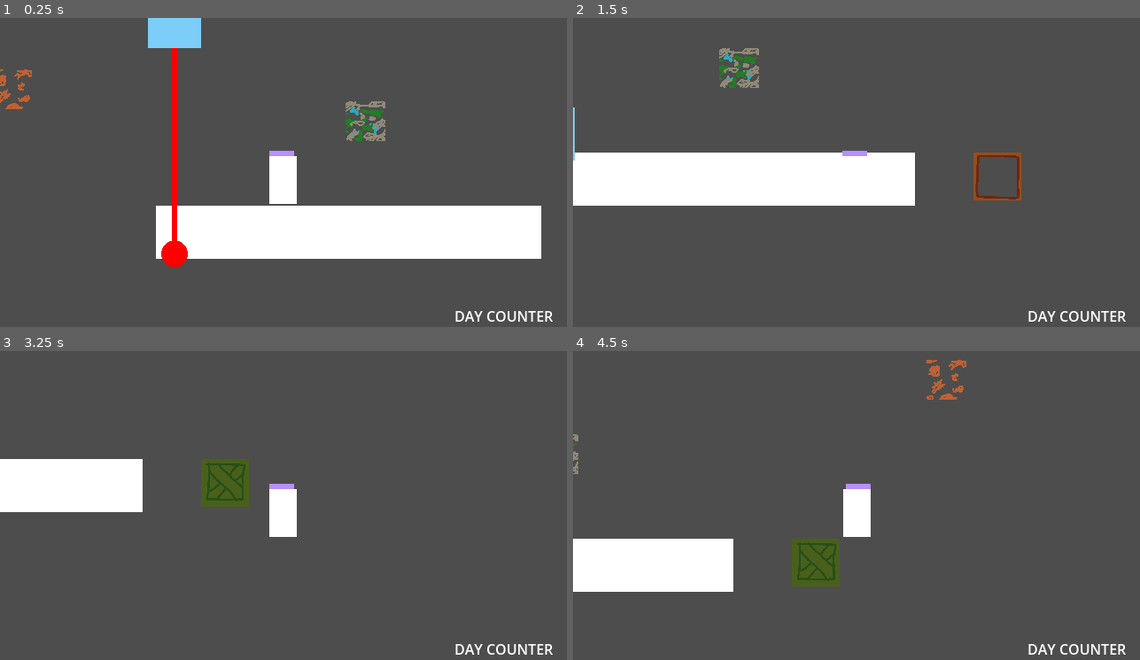
Above: before the commit, frames 1-4 (two rows, left to right).
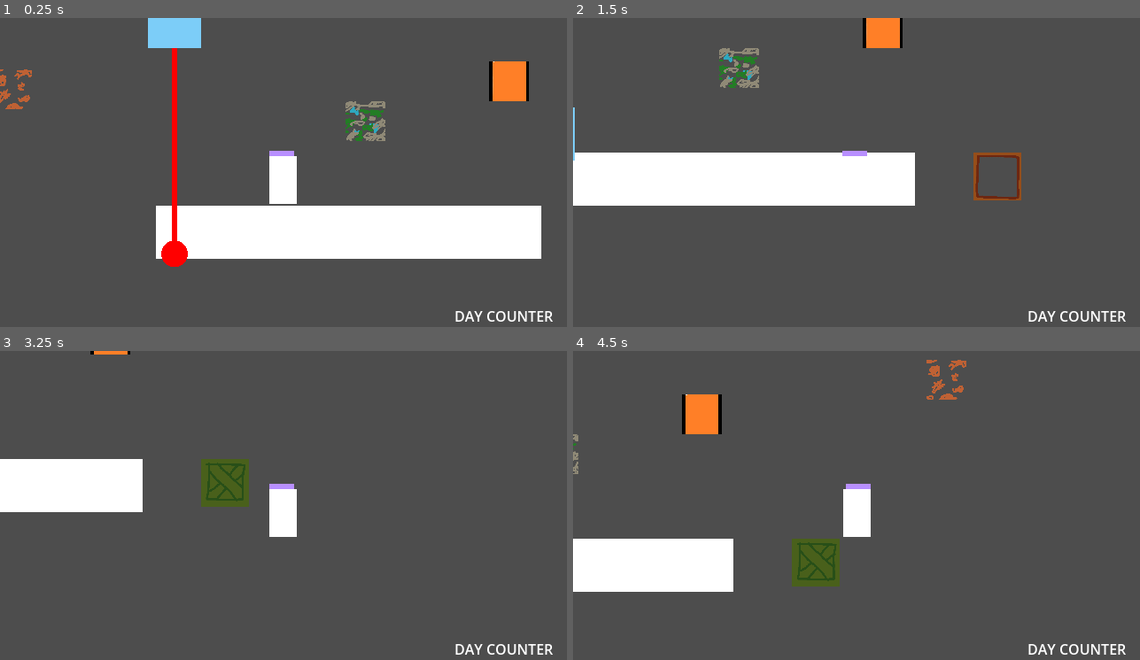
Above: after the commit, the same moments.

Repository: Myriadn/Alter-Serra
Game: Godot game, scene res://scenes/levels/node_2d.tscn
The game is run twice, just before and just after one commit, with the same random seed, the same clock (stepped at 60 frames per second) and the same inputs.
Inputs (mouse positions are in pixels of both pictures, inside the frame that each line leads up to):
- Up to frame 1 (0.25 s): no input
- Up to frame 2 (1.5 s): move the mouse to (981, 160) at 0.52 s; hold D (move_right) 0.53-1.28 s; hold E (interact) 0.53-1.28 s; move the mouse to (743, 194) at 1.27 s; hold S (move_down) from 1.28 s (still down); tap E (interact) at 1.35 s
- Up to frame 3 (3.25 s): move the mouse to (340, 440) at 2.02 s; release S (move_down) at 2.03 s; hold D (move_right) 2.03-2.78 s; hold E (interact) 2.03-2.78 s; click (340, 440) at 2.1 s; move the mouse to (255, 573) at 2.77 s; hold W (move_up) from 2.78 s (still down); tap E (interact) at 2.85 s
- Up to frame 4 (4.5 s): move the mouse to (1026, 558) at 3.52 s; release W (move_up) at 3.53 s; hold E (interact) 3.53-4.28 s; hold A (move_left) from 3.53 s (still down); tap Enter at 4.25 s; move the mouse to (686, 462) at 4.27 s; click (686, 462) at 4.35 s

The runs differ from the first frame. In frame 1, 0.9% of the frame differs, in the area x 86-94%, y 14-27%; in frame 2, 0.7%; in frame 3, less than 0.1%; in frame 4, 0.9%.

Commit message:
chore: fixing issue when used if else statements for readibility

Diff:
--- a/scenes/items/task_cleaning.tscn
+++ b/scenes/items/task_cleaning.tscn
@@ -3,8 +3,7 @@
 [ext_resource type="Script" uid="uid://c2qrb5ncfwv8a" path="res://scripts/task/task_modular.gd" id="1_3tctq"]
 [ext_resource type="Texture2D" uid="uid://p61xbr3ruo6q" path="res://asset/Noda.png" id="2_w7rnn"]
 
-[sub_resource type="CircleShape2D" id="CircleShape2D_vtrwo"]
-radius = 14.0
+[sub_resource type="RectangleShape2D" id="RectangleShape2D_w7rnn"]
 
 [node name="task_cleaning" type="StaticBody2D" unique_id=824050883]
 collision_layer = 2
@@ -12,7 +11,7 @@
 script = ExtResource("1_3tctq")
 
 [node name="CollisionShape2D" type="CollisionShape2D" parent="." unique_id=2100800185]
-shape = SubResource("CircleShape2D_vtrwo")
+shape = SubResource("RectangleShape2D_w7rnn")
 
 [node name="Sprite2D" type="Sprite2D" parent="." unique_id=2080301272]
 scale = Vector2(0.05, 0.05)
--- a/scenes/levels/node_2d.tscn
+++ b/scenes/levels/node_2d.tscn
@@ -30,22 +30,31 @@
 
 [node name="task_cleaning" parent="EntityGroup" unique_id=1257969829 instance=ExtResource("3_ca3nq")]
 position = Vector2(31, -31)
+collision_layer = 0
 task_type = 1
 
 [node name="task_cleaning2" parent="EntityGroup" unique_id=978501197 instance=ExtResource("3_ca3nq")]
 position = Vector2(-102, -43)
+collision_layer = 0
 
 [node name="task_cleaning3" parent="EntityGroup" unique_id=71212040 instance=ExtResource("3_ca3nq")]
 position = Vector2(-47, -154)
-collision_layer = 4
+collision_layer = 0
 task_type = 2
 
 [node name="task_cleaning4" parent="EntityGroup" unique_id=261699363 instance=ExtResource("3_ca3nq")]
 position = Vector2(177, -59)
+collision_layer = 0
 
 [node name="task_cleaning5" parent="EntityGroup" unique_id=83036680 instance=ExtResource("3_ca3nq")]
 position = Vector2(90, -137)
+collision_layer = 0
 task_type = 1
+
+[node name="task_cleaning6" parent="EntityGroup" unique_id=824050883 instance=ExtResource("3_ca3nq")]
+position = Vector2(85, -46)
+collision_layer = 0
+task_type = 3
 
 [node name="box_seat" parent="EntityGroup" unique_id=2036357280 instance=ExtResource("3_vtrwo")]
 position = Vector2(128, 10)
--- a/scripts/characters/player.gd
+++ b/scripts/characters/player.gd
@@ -10,6 +10,7 @@
 @onready var anim: AnimationPlayer = $anim
 @onready var timer_cleansing: Timer = $TimerCleansing
 @onready var cleansing_progress: TextureProgressBar = $CleansingProgress
+
 const HOLD_INTSANCE = preload("uid://coj5g74jgljvy")
 const TASK_CLEANING = preload("uid://7tiq4dsm2ktv")
 
@@ -35,23 +36,44 @@
 func interact():
 	if is_holding or is_cleansing:
 		return
+
 	for body in obj_touched:
-		if body.task_type == body.task_name.NODA:
+		# Check if cleanable (NODA, BARANG)
+		if body.has_method("can_be_cleaned") and body.can_be_cleaned():
 			cleansing(body)
-		elif body.task_type == body.task_name.BARANG :
-			cleansing(body)
-		elif body.task_type == body.task_name.BOX :
-			print("Anjay")
-			var inst = HOLD_INTSANCE.instantiate()
-			held_item = inst
-			inst.obj_name = body.task_name.keys()[body.task_type]
-			inst.image = load("uid://5jwrcqoqsm4i")
-			hold_position.add_child(inst)
-			body.pick_box(self)
-			is_holding = true
-		else :
-			pass
-		break
+			break
+
+		# Check if pickable (BOX, RACK)
+		elif body.has_method("can_be_picked") and body.can_be_picked():
+			pickup_item(body)
+			break
+
+
+func pickup_item(body):
+	print("📦 Picking up: ", body.task_name.keys()[body.task_type])
+
+	var inst = HOLD_INTSANCE.instantiate()
+	held_item = inst
+	inst.obj_name = body.task_name.keys()[body.task_type]
+
+	# Set texture based on type (bisa pakai dictionary nanti)
+	var texture_uid = get_pickup_texture_uid(body)
+	inst.image = load(texture_uid)
+
+	hold_position.add_child(inst)
+	body.pick_box(self)
+	is_holding = true
+
+func get_pickup_texture_uid(body) -> String: # texture uid getter
+	if body.has_method("get_task_name_string"):
+		match body.get_task_name_string():
+			"BOX":
+				return "uid://5jwrcqoqsm4i"
+			"RACK":
+				return "uid://cro2141m6rpk7"
+			_:
+				return "uid://5jwrcqoqsm4i"  # Default
+	return ""
 
 var clean_timer = 0.0
 var saved_objek_interact
--- a/scripts/task/task_modular.gd
+++ b/scripts/task/task_modular.gd
@@ -3,7 +3,7 @@
 
 @onready var timer_cleansing: Timer = $TimerCleansing
 @onready var sprite: Sprite2D = $Sprite2D
-enum task_name {NODA, BARANG, BOX}
+enum task_name {NODA, BARANG, BOX, RACK}
 @export var task_type : task_name = task_name.NODA :
 	set(val):
 		task_type = val
@@ -16,22 +16,62 @@
 const BARANG = preload("uid://b1ns5qv0y7ttm")
 const BOX = preload("uid://5jwrcqoqsm4i")
 const NODA = preload("uid://p61xbr3ruo6q")
+const RACK = preload("uid://cro2141m6rpk7")
+
+# task config
+# Collision layer info:
+	# 2 for cleanble,
+	# 3 for pickup things
+const TASK_CONFIG = {
+	task_name.NODA: {
+		"texture": NODA,
+		"collision_layer": 2,
+		"cleanable": true,
+		"pickable": false
+	},
+	task_name.BARANG: {
+		"texture": BARANG,
+		"collision_layer": 2,
+		"cleanable": true,
+		"pickable": false
+	},
+	task_name.BOX: {
+		"texture": BOX,
+		"collision_layer": 3,
+		"cleanable": false,
+		"pickable": true
+	},
+	task_name.RACK: {
+		"texture": RACK,
+		"collision_layer": 2,
+		"cleanable": true,
+		"pickable": false
+	}
+}
 
 func _ready() -> void:
 	update_preview()
 
 func update_preview():
-	if task_type == task_name.NODA:
-		set_collision_layer_value(2, true)
-		sprite.texture = NODA
-	elif task_type == task_name.BARANG:
-		set_collision_layer_value(2, true)
-		sprite.texture = BARANG
-	elif task_type == task_name.BOX:
-		set_collision_layer_value(3, true)
-		sprite.texture = BOX
-	else :
-		return
+	if task_type in TASK_CONFIG:
+		var config = TASK_CONFIG[task_type]
+		sprite.texture = config["texture"]
+		set_collision_layer_value(config["collision_layer"], true)
+	else:
+		push_error("Unknown task type: ", task_type)
+
+func can_be_cleaned() -> bool: # objek yang bisa di bersihkan
+	if task_type in TASK_CONFIG:
+		return TASK_CONFIG[task_type].get("cleanable", false)
+	return false
+
+func can_be_picked() -> bool: # fungsi buat objek yang bisa di interaksi
+	if task_type in TASK_CONFIG:
+		return TASK_CONFIG[task_type].get("pickable", false)
+	return false
+
+func get_task_name_string() -> String: # buat keterbacaan task
+	return task_name.keys()[task_type]
 
 func pick_box(_body):
 	queue_free()
Binary file added: asset/rak.png
Not shown, added: asset/rak.png.import
Not shown, added: .gdd/flow.md
Not shown, added: .gdd/script.pdf
Not shown, changed: .gitignore
